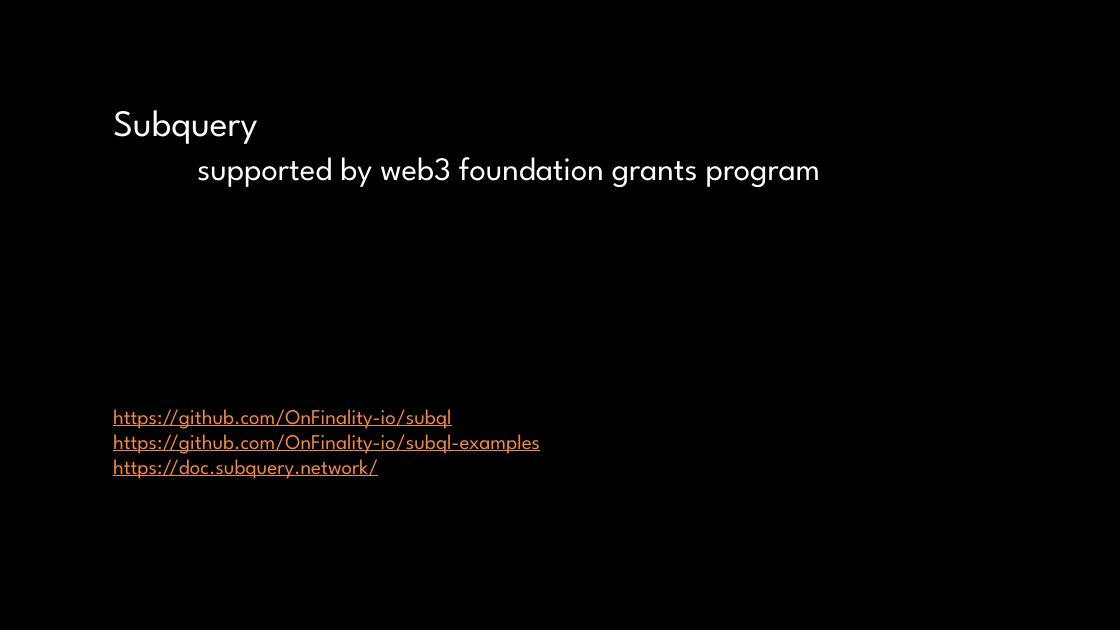
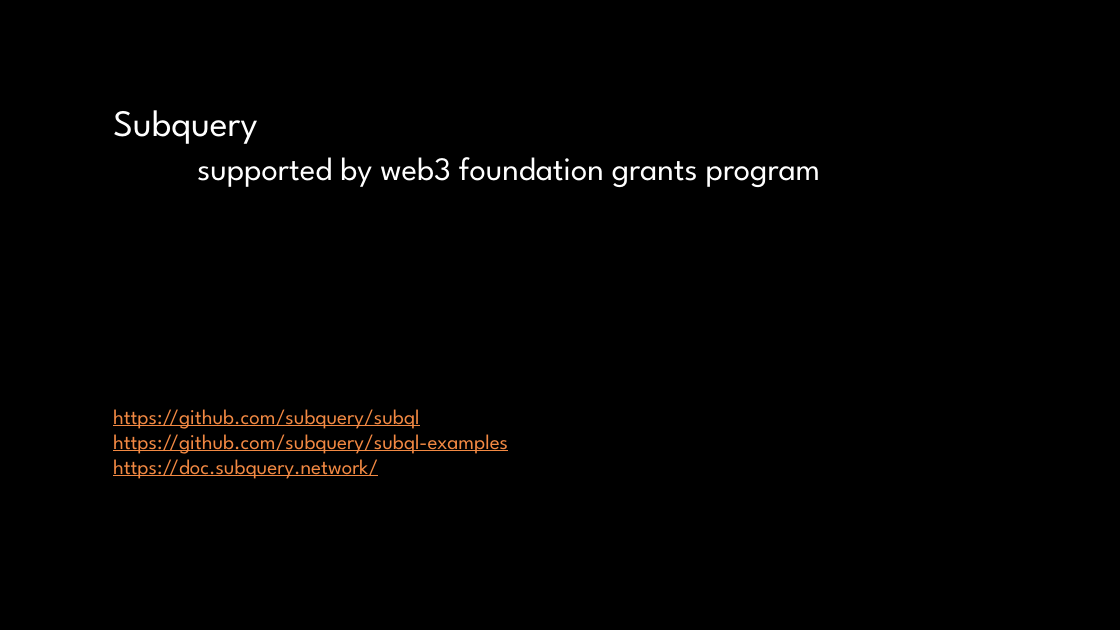
Before and after one commit to OnFinality-io/substrate-acad-workshop-polkadot-js, a slide deck: slide 12 of SubstrateAcadWorkshop.pptx (slide 15 before the commit). Drawn at 1120x630 pixels with LibreOffice and Linux fonts; fonts in the diff are those of the drawing; background and template pictures are left out. Boxes give left, top, right and bottom in pixels: in the first picture for what was removed or moved away, otherwise in the second. Text is boxed around its words. In the diff, an @@ line names an element or a change of style, - is before the commit and + after.

```diff
--- a/SubstrateAcadWorkshop.pptx
+++ b/SubstrateAcadWorkshop.pptx
@@ text at [113,409,508,454]: text changed @@
-https://github.com/OnFinality-io/subql
-https://github.com/OnFinality-io/subql-examples
+https://github.com/subquery/subql
+https://github.com/subquery/subql-examples
```
Also in this commit, not shown: 1 other slide changed, 8 slides added, 7 slides removed, 16 other files.
